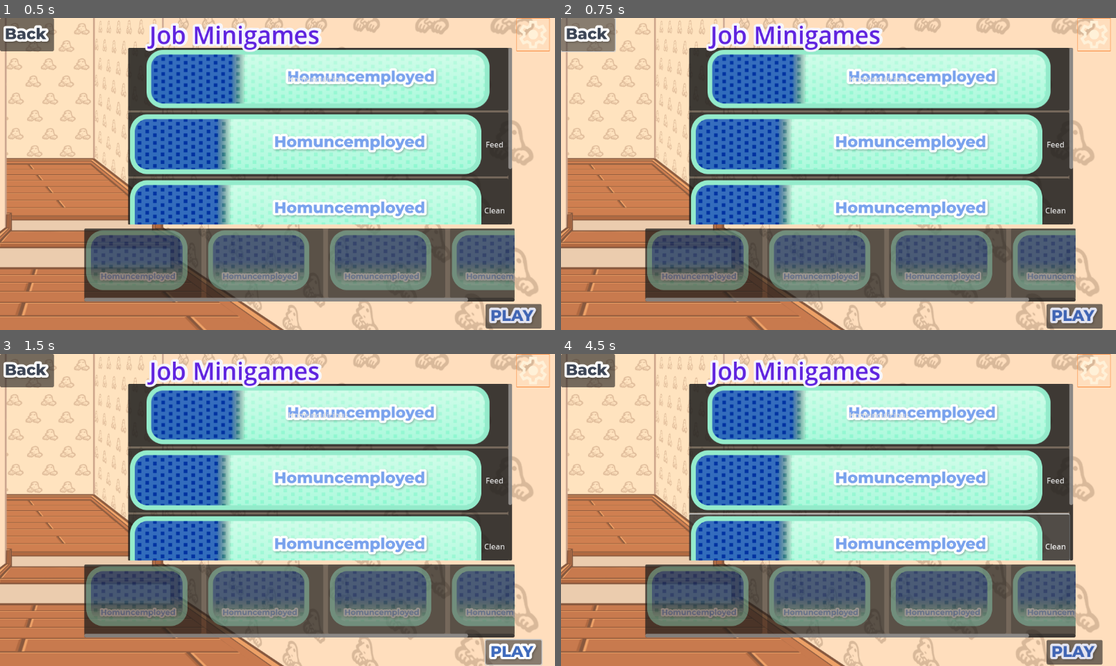
Above: before the commit, frames 1-4 (two rows, left to right).
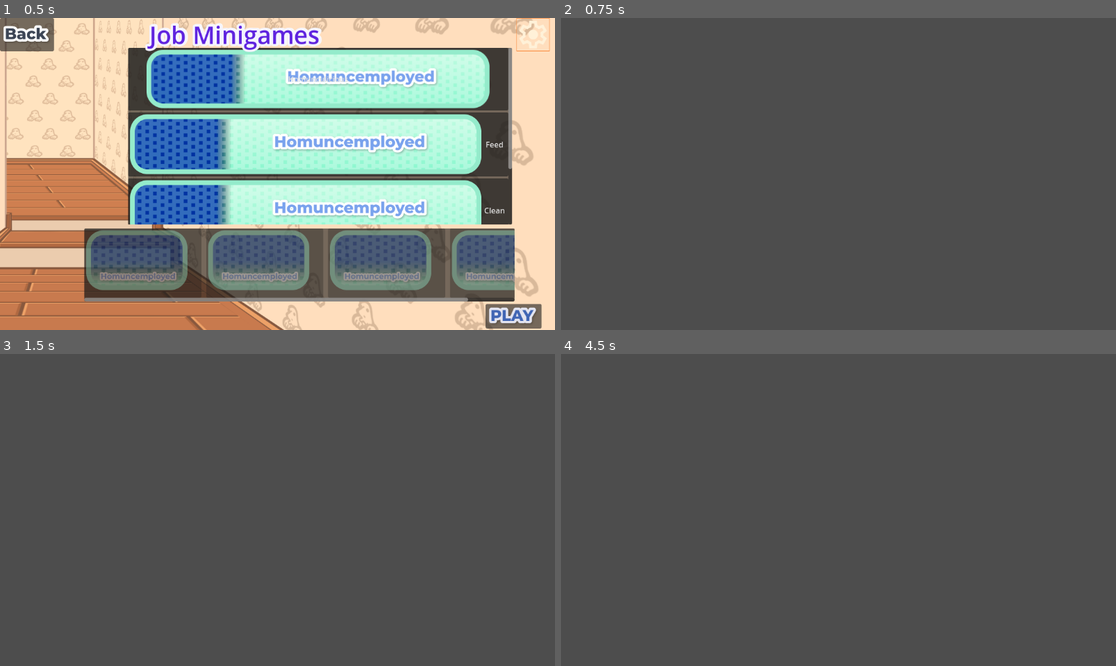
Above: after the commit, the same moments.

Repository: MyHomunculyfe-Team/MyHomuncuLyfe_Project
Game: Godot game, scene res://scenes/jobselector.tscn
The game is run twice, just before and just after one commit, with the same random seed, the same clock (stepped at 60 frames per second) and the same inputs. The project has no main scene, so this scene is started directly.
Inputs (mouse positions are in pixels of both pictures, inside the frame that each line leads up to):
- Up to frame 1 (0.5 s): no input
- Up to frame 2 (0.75 s): click (588, 33) at 0.5 s
- Up to frame 3 (1.5 s): click (516, 653) at 1.27 s
- Up to frame 4 (4.5 s): click (1077, 653) at 2.02 s; click (877, 416) at 2.75 s, where only the run before the commit has a clickable "Homunculicious"; click (877, 481) at 3.5 s, where only the run before the commit has a clickable "Feed"; click (877, 547) at 4.25 s, where only the run before the commit has a clickable "Clean"

Frame 1 is identical in both runs. In frame 2, 95% of the frame differs, in the area x 0-100%, y 0-100%; in frame 3, 95%; in frame 4, 94%.

Commit message:
adjust Iments of

Diff:
--- a/scenes/careselector.tscn
+++ b/scenes/careselector.tscn
@@ -77,10 +77,10 @@
 anchor_top = 0.292
 anchor_right = 0.035
 anchor_bottom = 0.347
-offset_left = 175.0
-offset_top = 247.784
-offset_right = 1027.68
-offset_bottom = 364.144
+offset_left = 310.0
+offset_top = 278.784
+offset_right = 992.68
+offset_bottom = 424.144
 size_flags_horizontal = 3
 size_flags_vertical = 3
 
@@ -126,9 +126,9 @@
 anchor_top = 1.0
 anchor_right = 1.0
 anchor_bottom = 1.0
-offset_left = -144.0
-offset_top = -54.0
-offset_right = -28.0
+offset_left = -125.0
+offset_top = -68.0
+offset_right = -5.0
 offset_bottom = -3.0
 grow_horizontal = 0
 grow_vertical = 0
--- a/scenes/jobselector.tscn
+++ b/scenes/jobselector.tscn
@@ -182,3 +182,6 @@
 size_flags_horizontal = 8
 size_flags_stretch_ratio = 0.0
 texture_normal = ExtResource("10_l2c64")
+
+[connection signal="pressed" from="UI/TopBar/BackButton" to="." method="_on_back_button_pressed"]
+[connection signal="pressed" from="UI/TopBar/SettingsButton" to="." method="_on_settings_button_pressed"]
--- a/scripts/jobselector.gd
+++ b/scripts/jobselector.gd
@@ -100,8 +100,10 @@
 # =====================================================
 # NAVIGATION BUTTONS
 # =====================================================
-func _on_SettingsButton_pressed():
+
+
+func _on_back_button_pressed():
+	get_tree().change_scene_to_file("res://scenes/mainmenu.tscn")
+
+func _on_settings_button_pressed():
 	get_tree().change_scene_to_file("res://scenes/settings.tscn")
-
-func _on_BackButton_pressed():
-	get_tree().change_scene_to_file("res://scenes/mainmenu.tscn")
Not shown: 1 places in scenes/jobselector.tscn that only renumber resources
